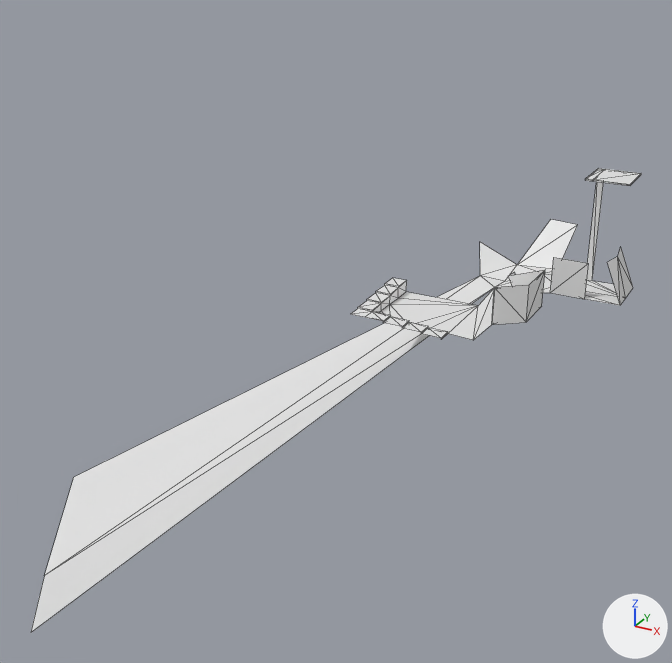
One commit to the OBJ model Zeldo/Content/Meshes/Demo.obj: the scene before it, then after it.
Both versions are drawn from a 50 mm camera at (37.1, -114.8, 44.5) aimed at (-20.0, -11.0, -7.4). Every picture has the same lights, and +X, +Y and +Z are marked at lower right. Mesh edges are drawn as thin lines. Where no turn or scale is listed for an object, it has been applied to the vertices.

Before the edit, the objects in view are built like this:
```python
me_demo = bpy.data.meshes.new('Demo')
me_demo.from_pydata(...)  # 95 vertices, 132 faces; spans x -72.7..16.3, y -46.5..11.1, z -50.6..16.0
ob_demo = bpy.data.objects.new('Demo', me_demo)
ob_demo.location = (0.0, 0.0, 0.0)
```
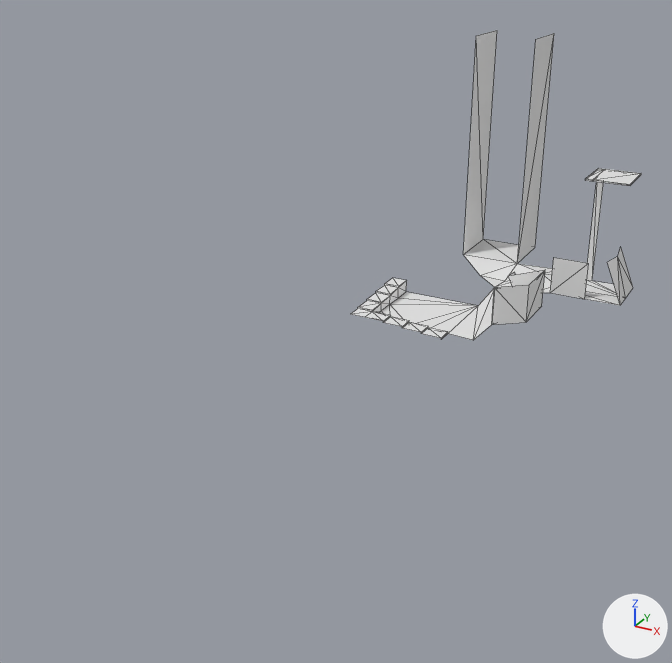
Where the change shows, as pixel boxes (x1, y1, x2, y2) in the pictures (672 x 663 px; the box of a moved part takes in the faces that stretch with it):
'Demo', reshaped (52% narrower, 33% shorter)
    before: (31, 168, 641, 632)
    after: (351, 30, 641, 340)
part 1 of me_demo, moved or reshaped
    before: (31, 219, 577, 632)
    after: (463, 30, 554, 278)

What the commit changed:
me_demo is used by ob_demo; location (0.0, 0.0, 0.0).
me_demo had 95 vertices, 132 faces and spanned x -72.7..16.3, y -46.5..11.1, z -50.6..16.0.
me_demo now has 96 vertices, 133 faces and spans x -12.0..16.3, y -22.0..13.0, z 0.0..31.0.
Part 1, on me_demo:
7 vertices are removed from x -72.7..6.5, y -46.5..11.1, z -50.6..6.2.
9 faces are deleted.
8 vertices are added at x -8.0..0.0, y 5.0..13.0, z 1.0..31.0.
10 new faces join them.
